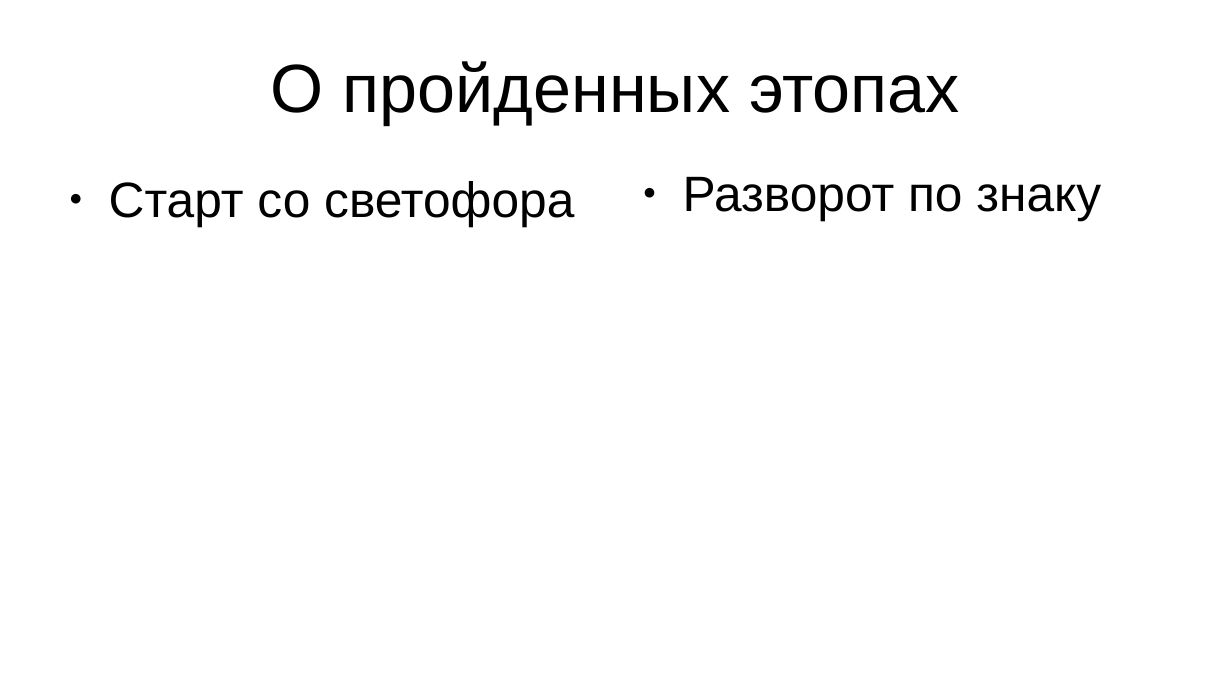
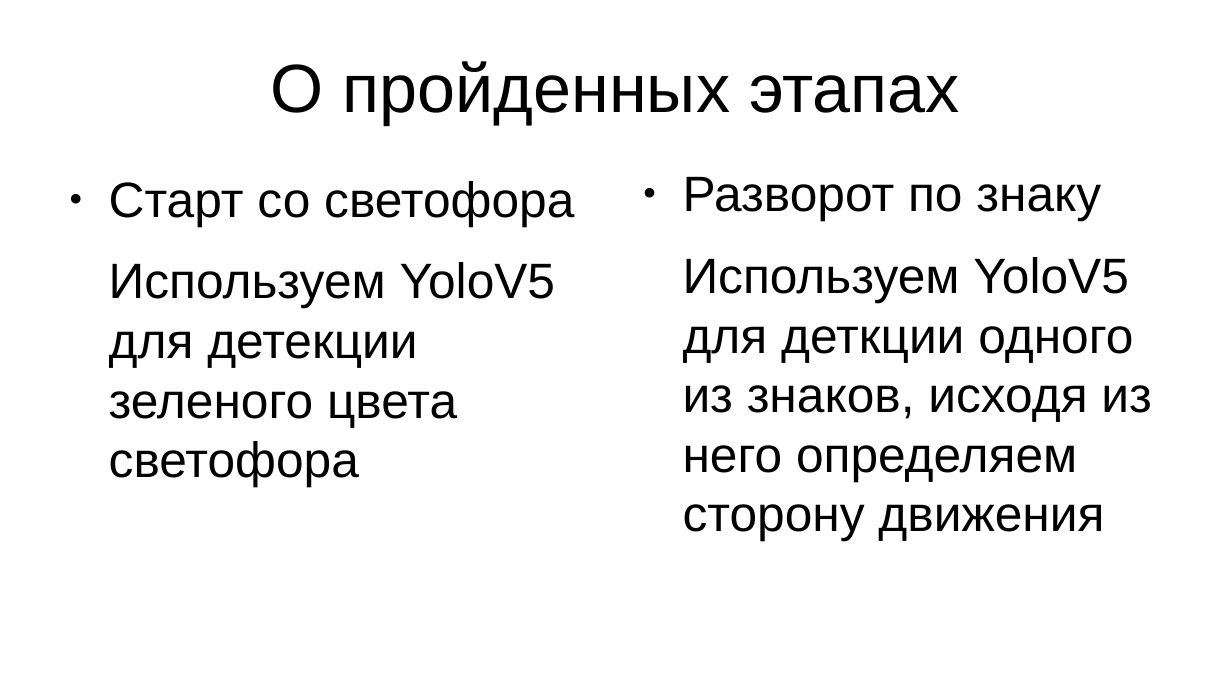
Before and after one commit to NikitaGoltsev/Auto_Race_challange, a slide deck: slide 6 of presintation.odp. Drawn at 1232x693 pixels with LibreOffice and Linux fonts; fonts in the diff are those of the drawing. Boxes give left, top, right and bottom in pixels: in the first picture for what was removed or moved away, otherwise in the second. Text is boxed around its words. In the diff, an @@ line names an element or a change of style, - is before the commit and + after.

```diff
--- a/presintation.odp
+++ b/presintation.odp
@@ title at (x1=271, y1=61, x2=960, y2=125): text changed @@
-О пройденных этопах
+О пройденных этапах
@@ text at (x1=109, y1=262, x2=556, y2=487): paragraph added @@
+Используем YoloV5 для детекции зеленого цвета светофора
@@ text at (x1=683, y1=257, x2=1151, y2=541): paragraph added @@
+Используем YoloV5 для деткции одного из знаков, исходя из него определяем сторону движения
```
Also in this commit, not shown: 6 other slides changed.
